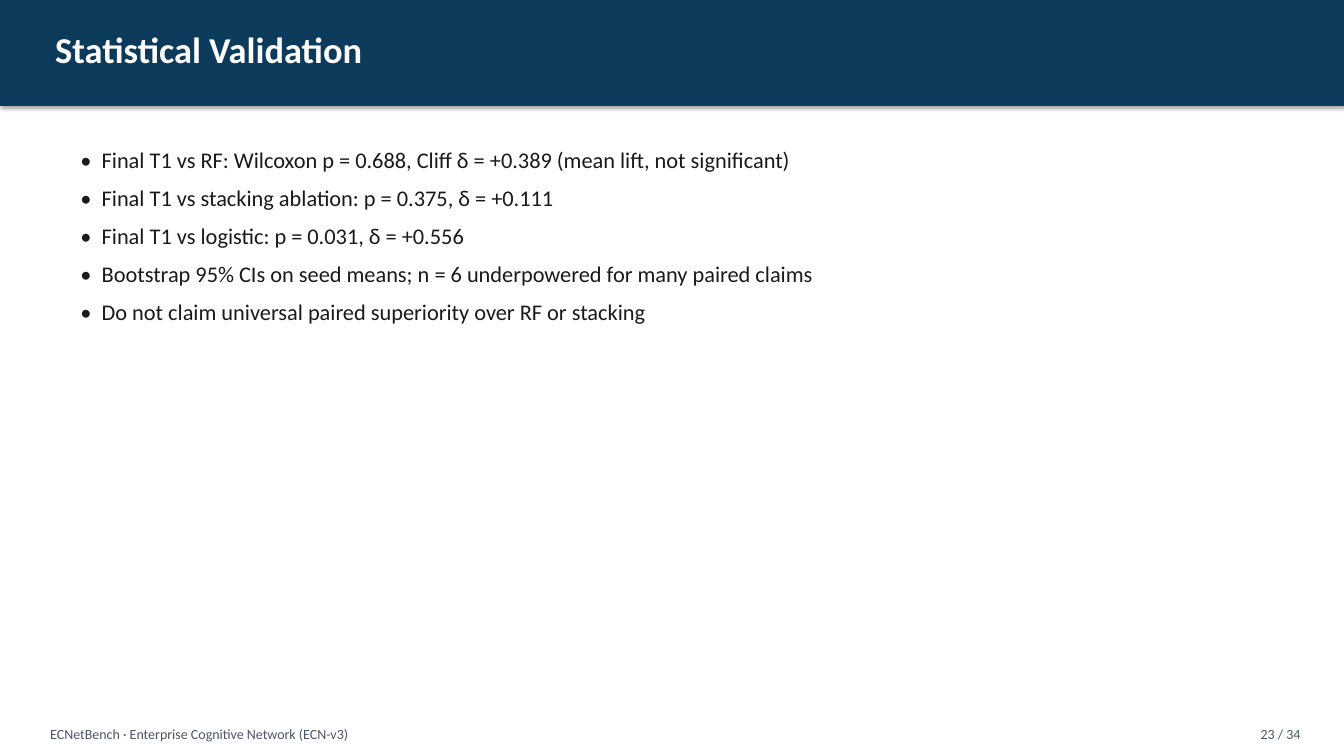
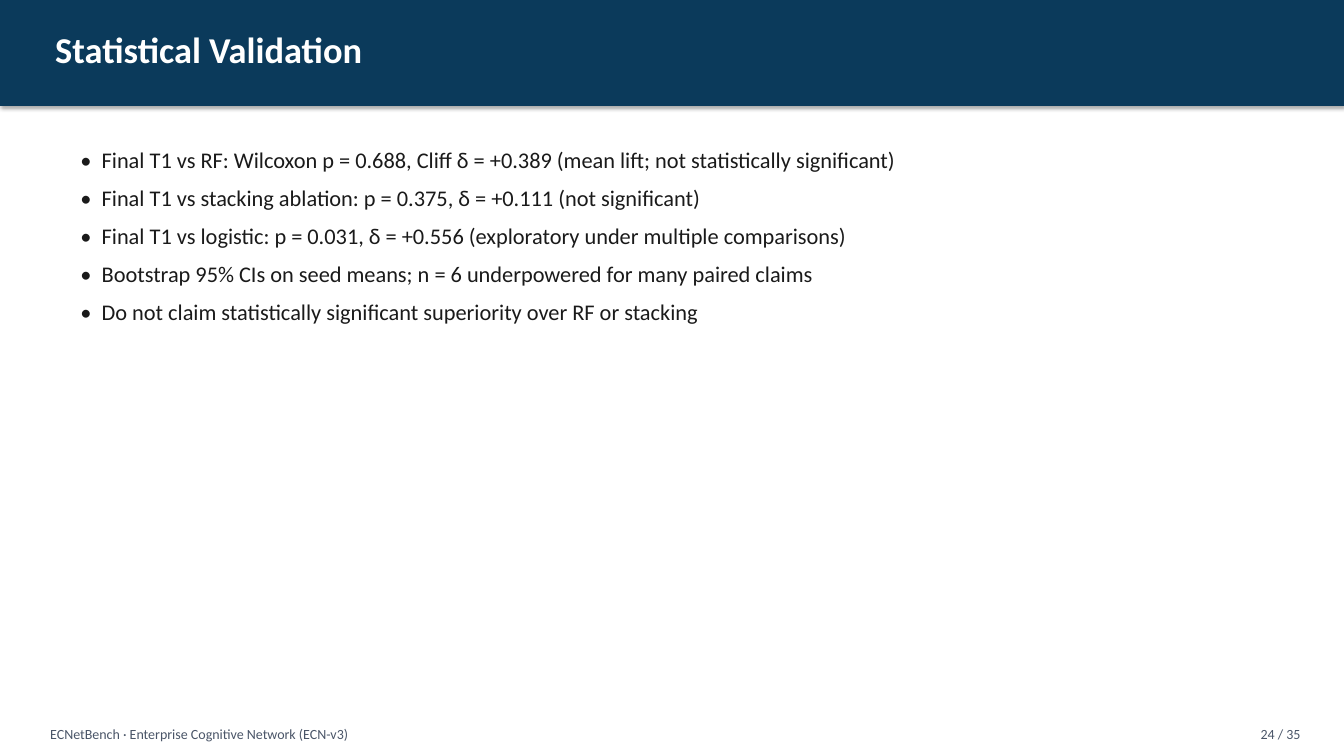
Before and after one commit to Audrey2023uh/Network-Multi-Agent, a slide deck: slide 24 of presentation/Network_Journal_Presentation.pptx (slide 23 before the commit). Drawn at 1344x756 pixels with LibreOffice and Linux fonts; fonts in the diff are those of the drawing. Boxes give left, top, right and bottom in pixels: in the first picture for what was removed or moved away, otherwise in the second. Text is boxed around its words. In the diff, an @@ line names an element or a change of style, - is before the commit and + after.

```diff
--- a/presentation/Network_Journal_Presentation.pptx
+++ b/presentation/Network_Journal_Presentation.pptx
@@ text at <box>102,152,895,248</box>: text changed @@
-• Final T1 vs RF: Wilcoxon p = 0.688, Cliff δ = +0.389 (mean lift, not significant)
-• Final T1 vs stacking ablation: p = 0.375, δ = +0.111
-• Final T1 vs logistic: p = 0.031, δ = +0.556
+• Final T1 vs RF: Wilcoxon p = 0.688, Cliff δ = +0.389 (mean lift; not statistically significant)
+• Final T1 vs stacking ablation: p = 0.375, δ = +0.111 (not significant)
+• Final T1 vs logistic: p = 0.031, δ = +0.556 (exploratory under multiple comparisons)
@@ text at <box>102,304,697,324</box>: text changed @@
-• Do not claim universal paired superiority over RF or stacking
+• Do not claim statistically significant superiority over RF or stacking
@@ text at <box>1261,730,1300,739</box>: text changed @@
-23 / 34
+24 / 35
```
Also in this commit, not shown: 32 other slides changed, 1 slide added, 18 other files.
